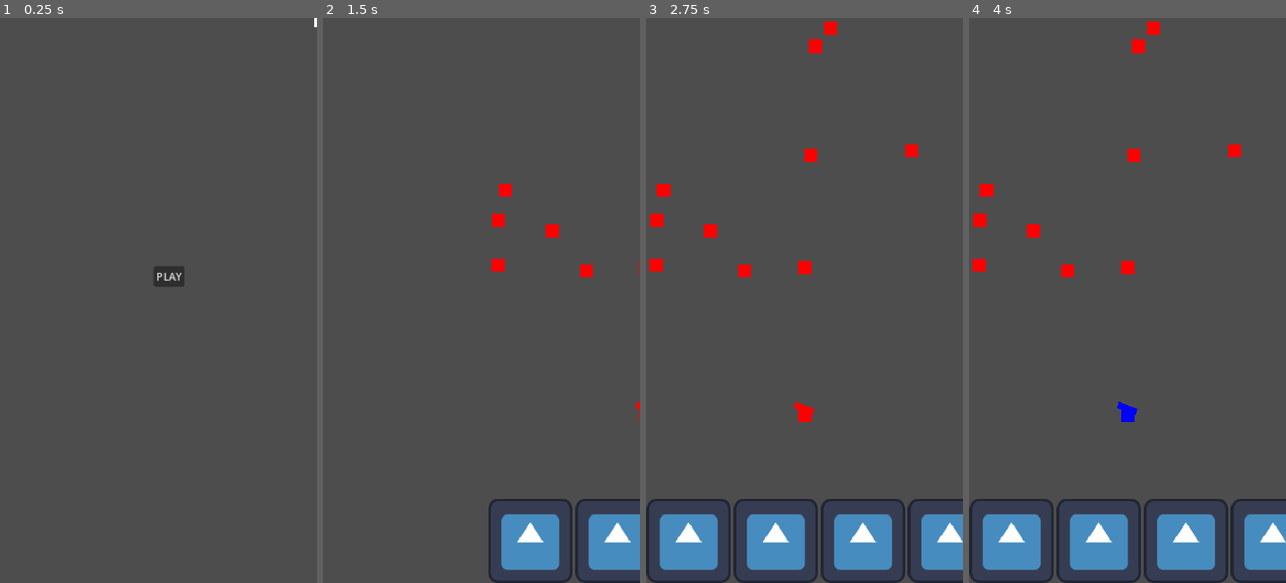
Above: before the commit, frames 1-4 (left to right).
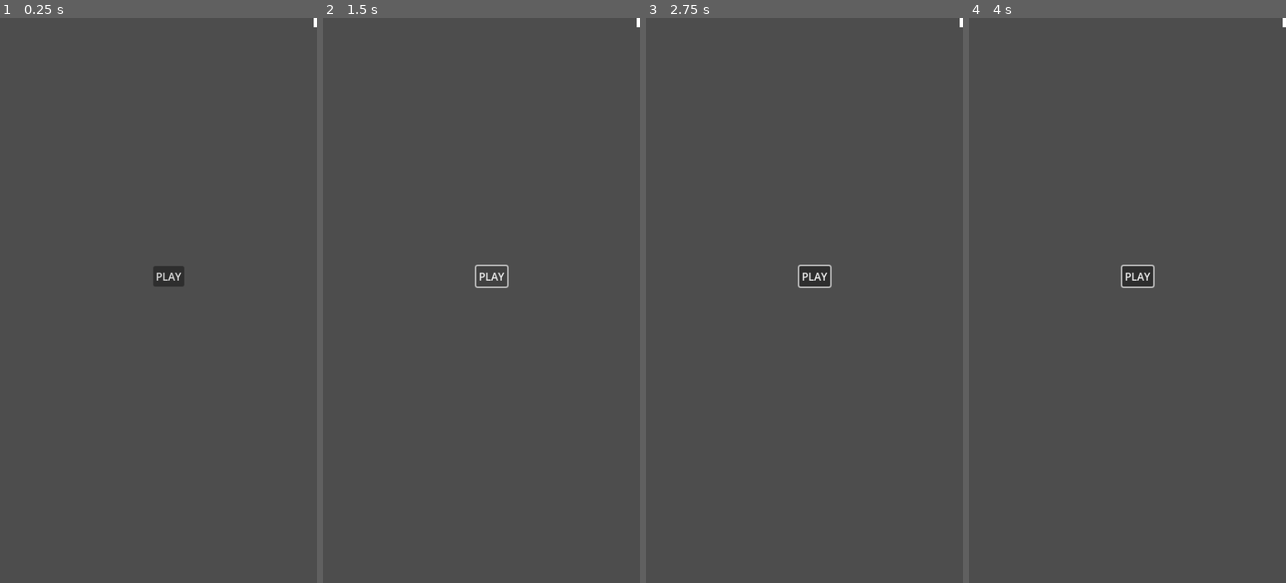
Above: after the commit, the same moments.

Repository: Xavier-Royer/Color-Jumper
Game: Godot game, scene res://Main.tscn
The game is run twice, just before and just after one commit, with the same random seed, the same clock (stepped at 60 frames per second) and the same inputs. The engine's default icon, where the game draws it, is replaced by a stand-in: a white triangle on a blue panel in a dark square.
Inputs (mouse positions are in pixels of both pictures, inside the frame that each line leads up to):
- Up to frame 1 (0.25 s): no input
- Up to frame 2 (1.5 s): click "PLAY" at 0.5 s; click (491, 277) at 1.25 s, where only the run after the commit has a clickable "PLAY"
- Up to frame 3 (2.75 s): click (687, 543) at 2.02 s
- Up to frame 4 (4 s): click (1098, 543) at 2.77 s; click (1184, 543) at 3.52 s

The runs differ from the first frame. In frame 1, less than 0.1% of the frame differs, in the area x 48-100%, y 0-47%; in frame 2, 4.9%; in frame 3, 10%, in the area x 0-100%, y 0-100%; in frame 4, 10%.
Error after the commit: Invalid call. Nonexistent function 'loadGame' in base 'Control'. (res://screen_manager.gd:28)

Commit message:
Added Android export n stuff

Diff:
--- a/Main.tscn
+++ b/Main.tscn
@@ -13,7 +13,9 @@
 [node name="ScreenManager" type="Node2D" parent="."]
 script = ExtResource("1_glv2v")
 
-[node name="HomeScreen" type="Node2D" parent="ScreenManager"]
+[node name="HomeScreen" type="Control" parent="ScreenManager"]
+layout_mode = 3
+anchors_preset = 0
 
 [node name="Button" type="Button" parent="ScreenManager/HomeScreen"]
 offset_left = 232.0
@@ -22,8 +24,11 @@
 offset_bottom = 406.0
 text = "PLAY"
 
-[node name="GameScreen" type="Node2D" parent="ScreenManager"]
-position = Vector2(480, 0)
+[node name="GameScreen" type="Control" parent="ScreenManager"]
+layout_mode = 3
+anchors_preset = 0
+offset_left = 480.0
+offset_right = 480.0
 script = ExtResource("2_uu6xs")
 
 [node name="Objects" type="Node2D" parent="ScreenManager/GameScreen"]
@@ -73,8 +78,11 @@
 layout_mode = 2
 texture_normal = ExtResource("3_r0du0")
 
-[node name="GameOverScreen" type="Node2D" parent="ScreenManager"]
-position = Vector2(480, 0)
+[node name="GameOverScreen" type="Control" parent="ScreenManager"]
+layout_mode = 3
+anchors_preset = 0
+offset_left = 480.0
+offset_right = 480.0
 
 [node name="Button" type="Button" parent="ScreenManager/GameOverScreen"]
 offset_left = 200.0
--- a/game_screen.gd
+++ b/game_screen.gd
@@ -9,8 +9,8 @@
 var currentBlock
 var gameState = "OVER" #OVER, READY, PLAYING
 var direction = Vector2(0,0)
-var velocity = 300
-var gameSpeed = 100
+var velocity = 1000
+var gameSpeed = 150
 var spawnRate = .3 # higher spawn rate = less spawn
 var gameRunTime = 0
 
@@ -58,7 +58,7 @@
 
 
 	#generates the rest of the starting blocks
-	for i in randi_range(10,15):
+	for i in randi_range(8,10):
 		block = blockScene.instantiate()
 		movingObjects.add_child(block)
 		block.position = Vector2(randi_range(10,470),randi_range(-30,520)) + self.position
--- a/project.godot
+++ b/project.godot
@@ -19,7 +19,8 @@
 
 window/size/viewport_width=480
 window/size/viewport_height=854
-window/stretch/mode="canvas_items"
+window/stretch/mode="viewport"
+window/stretch/aspect="expand"
 window/handheld/orientation=1
 
 [input]
@@ -48,3 +49,4 @@
 [rendering]
 
 renderer/rendering_method="mobile"
+textures/vram_compression/import_etc2_astc=true
Not shown, added: export_presets.cfg
